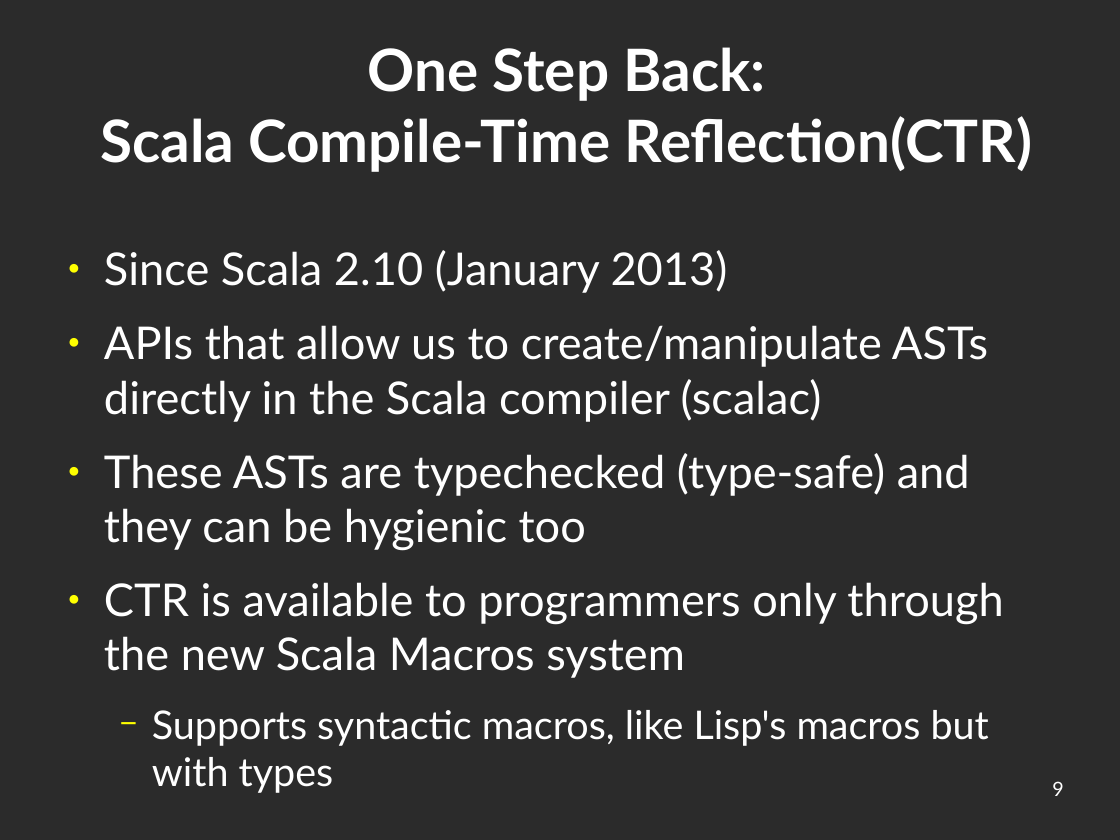
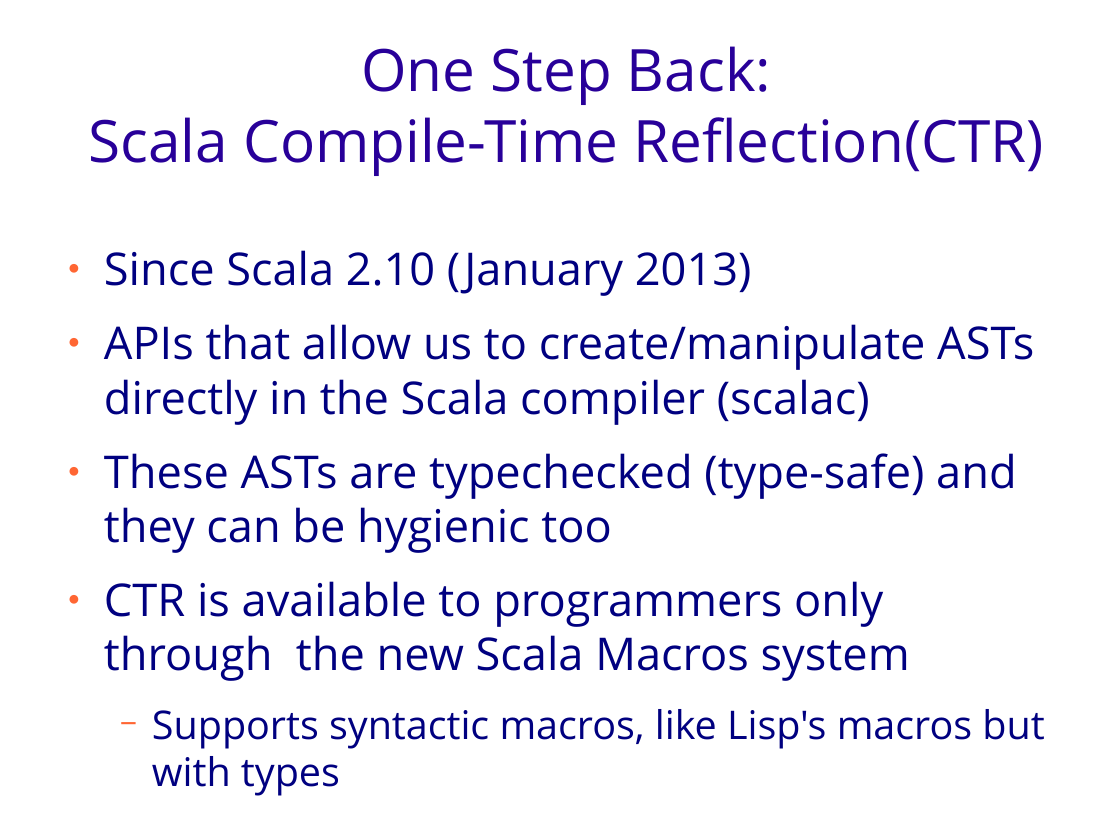
Before and after one commit to geo-kollias/msc-thesis-tex, a slide deck: slide 9 of geokollias_msc_thesis_pres.odp. Drawn at 1120x840 pixels with LibreOffice and Linux fonts; fonts in the diff are those of the drawing; background and template pictures are left out; a plain dark background stands for a picture behind light text. Boxes give left, top, right and bottom in pixels: in the first picture for what was removed or moved away, otherwise in the second. Text is boxed around its words. In the diff, an @@ line names an element or a change of style, - is before the commit and + after.

```diff
--- a/geokollias_msc_thesis_pres.odp
+++ b/geokollias_msc_thesis_pres.odp
@@ title "One Step Back: Scala Compile-Time ...": place and size @@
-title "One Step Back: Scala Compile-Time ..." at (100, 47, 1033, 172)
+title "One Step Back: Scala Compile-Time ..." at (89, 46, 1044, 176)
@@ title "One Step Back: Scala Compile-Time ..." at (89, 46, 1044, 176): font Lato to Open Sans, text colour #FFFFFF to #280099, bold off @@
@@ text "Since Scala 2.10 (January 2013)" at (104, 250, 1044, 796): font Lato to Open Sans, text colour #FFFFFF to #000080; bullet colour #FFFF00 to #FF6633 @@
@@ page number: place and size @@
-page number at (1052, 781, 1063, 796)
+page number at (815, 730, 1076, 788)
@@ page number at (815, 730, 1076, 788): font Lato to Times New Roman @@
```
Also in this commit, not shown: 24 other slides changed.
